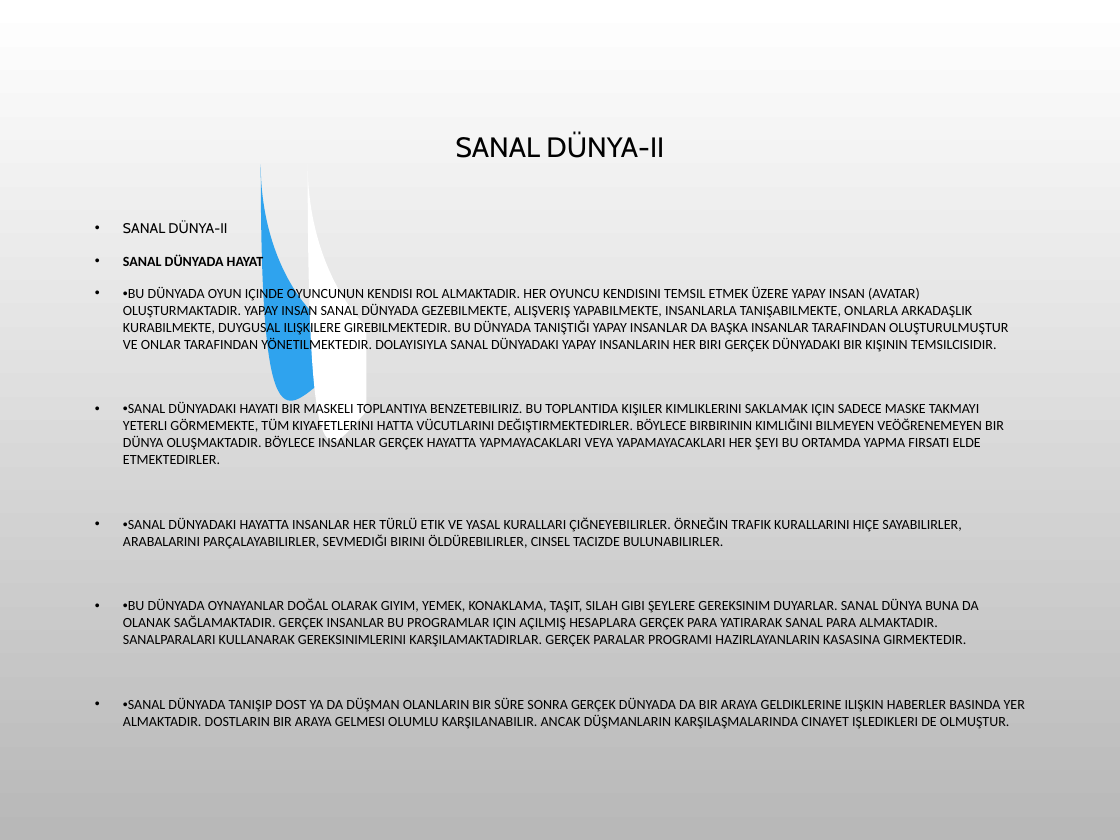
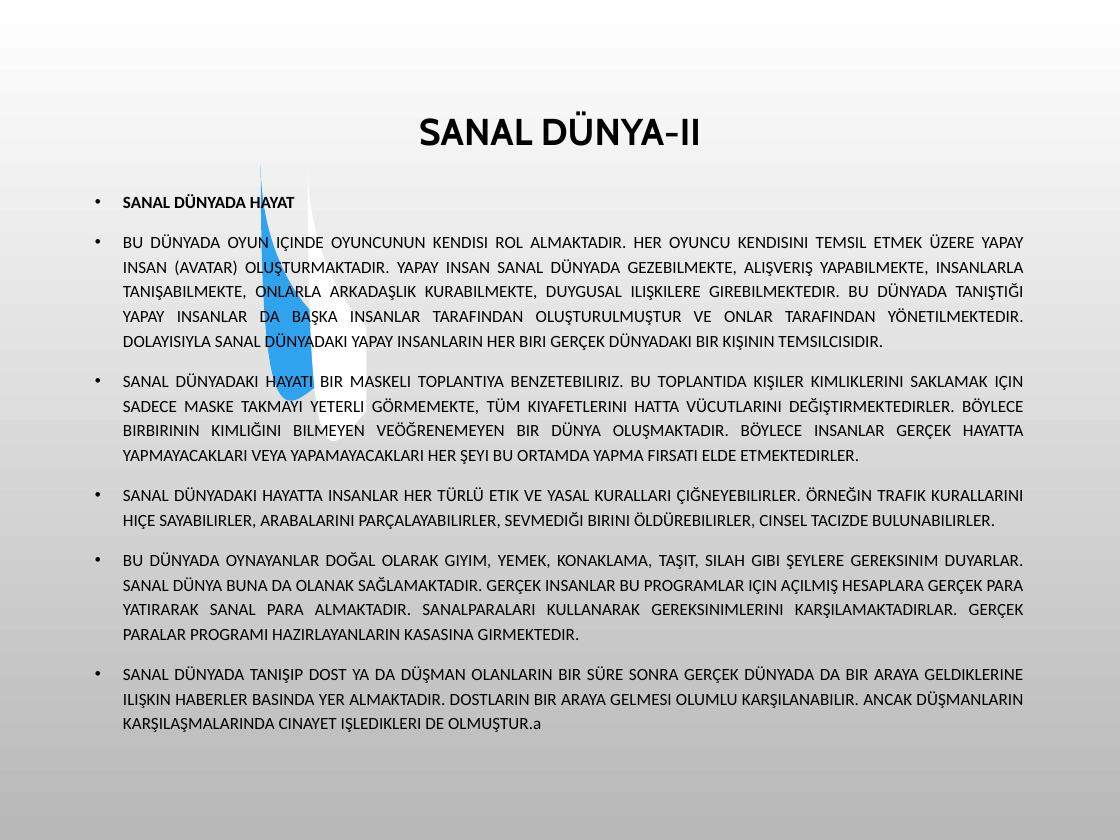
Before and after one commit to SevdanurGENC/20-21-Lecture-Notes, a slide deck: slide 23 of Bilişim Etiği ve Hukuku/11. Bolum - Meslek Etigi.ppt. Drawn at 1120x840 pixels with LibreOffice and Linux fonts; fonts in the diff are those of the drawing; background and template pictures are left out. Boxes give left, top, right and bottom in pixels: in the first picture for what was removed or moved away, otherwise in the second. Text is boxed around its words. In the diff, an @@ line names an element or a change of style, - is before the commit and + after.

```diff
--- a/Bilişim Etiği ve Hukuku/11. Bolum - Meslek Etigi.ppt
+++ b/Bilişim Etiği ve Hukuku/11. Bolum - Meslek Etigi.ppt
@@ title "SANAL DÜNYA-II" at [419, 113, 701, 146]: size 18 to 24 pt, bold on @@
@@ text at [123, 194, 295, 213]: size 9 to 11 pt in "SANAL DÜNYADA HAYAT"; alignment left to justified; line spacing 1 to 1.2 @@
@@ text at [123, 221, 227, 234]: paragraph removed @@
-• SANAL DÜNYA-II
@@ text at [123, 234, 1024, 732]: text changed; size 9 to 11 pt @@
-• •BU DÜNYADA OYUN IÇINDE OYUNCUNUN KENDISI ROL ALMAKTADIR. HER OYUNCU KENDISINI TEMSIL ETMEK ÜZERE YAPAY INSAN (AVATAR) OLUŞTURMAKTADIR. YAPAY INSAN SANAL DÜNYADA GEZEBILMEKTE, ALIŞVERIŞ YAPABILMEKTE, INSANLARLA TANIŞABILMEKTE, ONLARLA ARKADAŞLIK KURABILMEKTE, DUYGUSAL ILIŞKILERE GIREBILMEKTEDIR. BU DÜNYADA TANIŞTIĞI YAPAY INSANLAR DA BAŞKA INSANLAR TARAFINDAN OLUŞTURULMUŞTUR VE ONLAR TARAFINDAN YÖNETILMEKTEDIR. DOLAYISIYLA SANAL DÜNYADAKI YAPAY INSANLARIN HER BIRI GERÇEK DÜNYADAKI BIR KIŞININ TEMSILCISIDIR.
-• •SANAL DÜNYADAKI HAYATI BIR MASKELI TOPLANTIYA BENZETEBILIRIZ. BU TOPLANTIDA KIŞILER KIMLIKLERINI SAKLAMAK IÇIN SADECE MASKE TAKMAYI YETERLI GÖRMEMEKTE, TÜM KIYAFETLERINI HATTA VÜCUTLARINI DEĞIŞTIRMEKTEDIRLER. BÖYLECE BIRBIRININ KIMLIĞINI BILMEYEN VEÖĞRENEMEYEN BIR DÜNYA OLUŞMAKTADIR. BÖYLECE INSANLAR GERÇEK HAYATTA YAPMAYACAKLARI VEYA YAPAMAYACAKLARI HER ŞEYI BU ORTAMDA YAPMA FIRSATI ELDE ETMEKTEDIRLER.
-• •SANAL DÜNYADAKI HAYATTA INSANLAR HER TÜRLÜ ETIK VE YASAL KURALLARI ÇIĞNEYEBILIRLER. ÖRNEĞIN TRAFIK KURALLARINI HIÇE SAYABILIRLER, ARABALARINI PARÇALAYABILIRLER, SEVMEDIĞI BIRINI ÖLDÜREBILIRLER, CINSEL TACIZDE BULUNABILIRLER.
-• •BU DÜNYADA OYNAYANLAR DOĞAL OLARAK GIYIM, YEMEK, KONAKLAMA, TAŞIT, SILAH GIBI ŞEYLERE GEREKSINIM DUYARLAR. SANAL DÜNYA BUNA DA OLANAK SAĞLAMAKTADIR. GERÇEK INSANLAR BU PROGRAMLAR IÇIN AÇILMIŞ HESAPLARA GERÇEK PARA YATIRARAK SANAL PARA ALMAKTADIR. SANALPARALARI KULLANARAK GEREKSINIMLERINI KARŞILAMAKTADIRLAR. GERÇEK PARALAR PROGRAMI HAZIRLAYANLARIN KASASINA GIRMEKTEDIR.
-• •SANAL DÜNYADA TANIŞIP DOST YA DA DÜŞMAN OLANLARIN BIR SÜRE SONRA GERÇEK DÜNYADA DA BIR ARAYA GELDIKLERINE ILIŞKIN HABERLER BASINDA YER ALMAKTADIR. DOSTLARIN BIR ARAYA GELMESI OLUMLU KARŞILANABILIR. ANCAK DÜŞMANLARIN KARŞILAŞMALARINDA CINAYET IŞLEDIKLERI DE OLMUŞTUR.
+• BU DÜNYADA OYUN IÇINDE OYUNCUNUN KENDISI ROL ALMAKTADIR. HER OYUNCU KENDISINI TEMSIL ETMEK ÜZERE YAPAY INSAN (AVATAR) OLUŞTURMAKTADIR. YAPAY INSAN SANAL DÜNYADA GEZEBILMEKTE, ALIŞVERIŞ YAPABILMEKTE, INSANLARLA TANIŞABILMEKTE, ONLARLA ARKADAŞLIK KURABILMEKTE, DUYGUSAL ILIŞKILERE GIREBILMEKTEDIR. BU DÜNYADA TANIŞTIĞI YAPAY INSANLAR DA BAŞKA INSANLAR TARAFINDAN OLUŞTURULMUŞTUR VE ONLAR TARAFINDAN YÖNETILMEKTEDIR. DOLAYISIYLA SANAL DÜNYADAKI YAPAY INSANLARIN HER BIRI GERÇEK DÜNYADAKI BIR KIŞININ TEMSILCISIDIR.
+• SANAL DÜNYADAKI HAYATI BIR MASKELI TOPLANTIYA BENZETEBILIRIZ. BU TOPLANTIDA KIŞILER KIMLIKLERINI SAKLAMAK IÇIN SADECE MASKE TAKMAYI YETERLI GÖRMEMEKTE, TÜM KIYAFETLERINI HATTA VÜCUTLARINI DEĞIŞTIRMEKTEDIRLER. BÖYLECE BIRBIRININ KIMLIĞINI BILMEYEN VEÖĞRENEMEYEN BIR DÜNYA OLUŞMAKTADIR. BÖYLECE INSANLAR GERÇEK HAYATTA YAPMAYACAKLARI VEYA YAPAMAYACAKLARI HER ŞEYI BU ORTAMDA YAPMA FIRSATI ELDE ETMEKTEDIRLER.
+• SANAL DÜNYADAKI HAYATTA INSANLAR HER TÜRLÜ ETIK VE YASAL KURALLARI ÇIĞNEYEBILIRLER. ÖRNEĞIN TRAFIK KURALLARINI HIÇE SAYABILIRLER, ARABALARINI PARÇALAYABILIRLER, SEVMEDIĞI BIRINI ÖLDÜREBILIRLER, CINSEL TACIZDE BULUNABILIRLER.
+• BU DÜNYADA OYNAYANLAR DOĞAL OLARAK GIYIM, YEMEK, KONAKLAMA, TAŞIT, SILAH GIBI ŞEYLERE GEREKSINIM DUYARLAR. SANAL DÜNYA BUNA DA OLANAK SAĞLAMAKTADIR. GERÇEK INSANLAR BU PROGRAMLAR IÇIN AÇILMIŞ HESAPLARA GERÇEK PARA YATIRARAK SANAL PARA ALMAKTADIR. SANALPARALARI KULLANARAK GEREKSINIMLERINI KARŞILAMAKTADIRLAR. GERÇEK PARALAR PROGRAMI HAZIRLAYANLARIN KASASINA GIRMEKTEDIR.
+• SANAL DÜNYADA TANIŞIP DOST YA DA DÜŞMAN OLANLARIN BIR SÜRE SONRA GERÇEK DÜNYADA DA BIR ARAYA GELDIKLERINE ILIŞKIN HABERLER BASINDA YER ALMAKTADIR. DOSTLARIN BIR ARAYA GELMESI OLUMLU KARŞILANABILIR. ANCAK DÜŞMANLARIN KARŞILAŞMALARINDA CINAYET IŞLEDIKLERI DE OLMUŞTUR.a
```
Also in this commit, not shown: 22 other slides changed, 9 other files.
